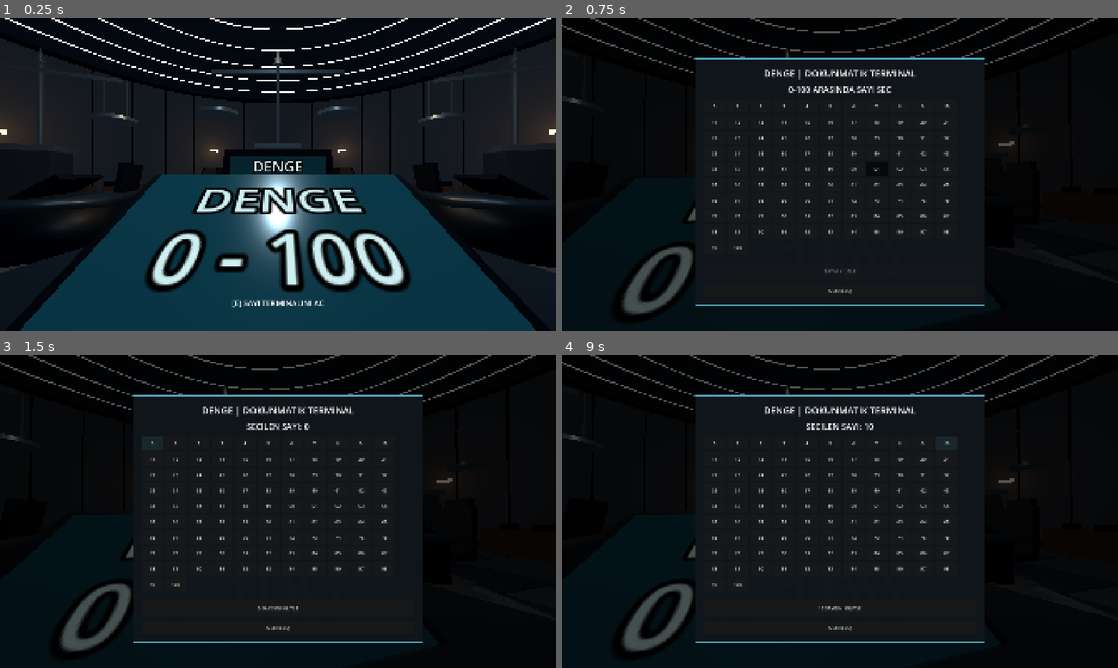
Above: before the commit, frames 1-4 (two rows, left to right).
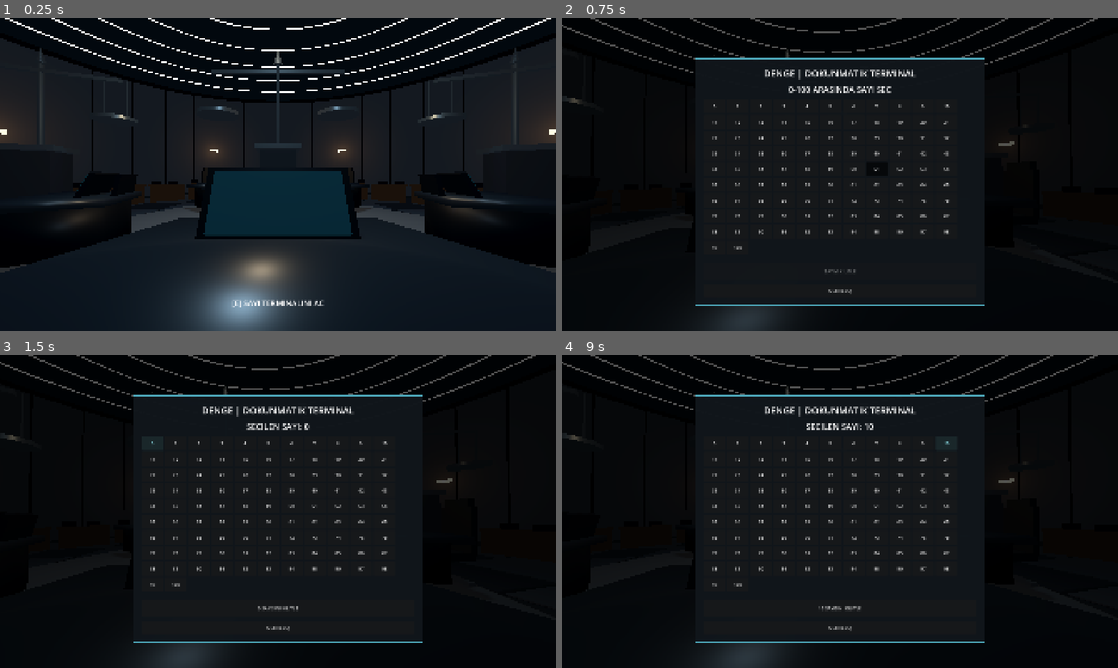
Above: after the commit, the same moments.

Repository: SerkanAydin06/DENGE
Game: Godot game, scene res://scenes/game_room.tscn
Two runs of this game, one before a commit and one after it. Both use one fixed random seed, a clock stepped at 60 frames per second and the inputs below.
Inputs (mouse positions are in pixels of both pictures, inside the frame that each line leads up to):
- Up to frame 1 (0.25 s): no input
- Up to frame 2 (0.75 s): tap Enter at 0.5 s; move the mouse to (867, 174) at 0.52 s; tap E at 0.6 s; click (867, 174) at 0.67 s
- Up to frame 3 (1.5 s): click "0" at 1.25 s
- Up to frame 4 (9 s): click "1" at 2 s; click "2" at 2.75 s; click "3" at 3.5 s; click "4" at 4.25 s; click "5" at 5 s; click "6" at 5.75 s; click "7" at 6.5 s; click "8" at 7.25 s; click "9" at 8 s; click "10" at 8.75 s

The runs differ from the first frame. In frame 1, 32% of the frame differs, in the area x 3-97%, y 42-100%; in frame 2, 1.9%; in frame 3, 1.9%; in frame 4, 1.9%.

Commit message:
Fix oversized touchscreens and seated POV framing

Diff:
--- a/scenes/props/player_station.tscn
+++ b/scenes/props/player_station.tscn
@@ -41,22 +41,22 @@
 size = Vector3(0.58, 0.06, 0.1)
 
 [sub_resource type="BoxMesh" id="b_ConsoleHousing"]
-size = Vector3(1.1, 0.66, 0.08)
+size = Vector3(0.84, 0.44, 0.07)
 
 [sub_resource type="BoxMesh" id="b_ConsoleGlass"]
-size = Vector3(0.99, 0.57, 0.018)
+size = Vector3(0.74, 0.36, 0.018)
 
 [sub_resource type="BoxMesh" id="b_MonitorBezel"]
-size = Vector3(0.85, 0.48, 0.07)
+size = Vector3(0.70, 0.38, 0.07)
 
 [sub_resource type="BoxMesh" id="b_MonitorGlass"]
-size = Vector3(0.75, 0.38, 0.01)
+size = Vector3(0.62, 0.30, 0.01)
 
 [node name="PlayerStation" type="Node3D"]
 script = ExtResource("1_script")
 
 [node name="SeatEye" type="Marker3D" parent="."]
-position = Vector3(0, 1.23, 0)
+position = Vector3(0, 1.15, 0.15)
 
 [node name="Chair" type="Node3D" parent="."]
 
@@ -113,8 +113,8 @@
 position = Vector3(0, 0.78, -0.86)
 
 [node name="TouchConsole" type="Node3D" parent="Desk"]
-position = Vector3(0, 1.02, -0.63)
-rotation_degrees = Vector3(-57, 0, 0)
+position = Vector3(0, 1.06, -1.12)
+rotation_degrees = Vector3(-28, 0, 0)
 
 [node name="ConsoleHousing" type="MeshInstance3D" parent="Desk/TouchConsole"]
 mesh = SubResource("b_ConsoleHousing")
@@ -127,24 +127,24 @@
 position = Vector3(0, 0, 0.055)
 
 [node name="TouchTitle" type="Label3D" parent="Desk/TouchConsole"]
-position = Vector3(0, 0.12, 0.069)
+position = Vector3(0, 0.07, 0.060)
 text = "DENGE"
-pixel_size = 0.004
-font_size = 42
+pixel_size = 0.0018
+font_size = 38
 modulate = Color(0.81, 0.94, 0.95, 1)
 horizontal_alignment = 1
 
 [node name="TouchBody" type="Label3D" parent="Desk/TouchConsole"]
-position = Vector3(0, -0.1, 0.069)
+position = Vector3(0, -0.08, 0.060)
 text = "0 - 100"
-pixel_size = 0.005
-font_size = 40
+pixel_size = 0.002
+font_size = 38
 modulate = Color(0.81, 0.94, 0.95, 1)
 horizontal_alignment = 1
 
 [node name="ResultMonitor" type="Node3D" parent="Desk"]
-position = Vector3(0, 1.18, -1.55)
-rotation_degrees = Vector3(-9, 0, 0)
+position = Vector3(0, 1.04, -1.48)
+rotation_degrees = Vector3(-12, 0, 0)
 
 [node name="MonitorBezel" type="MeshInstance3D" parent="Desk/ResultMonitor"]
 mesh = SubResource("b_MonitorBezel")
@@ -157,15 +157,15 @@
 position = Vector3(0, 0, 0.044)
 
 [node name="ResultTitle" type="Label3D" parent="Desk/ResultMonitor"]
-position = Vector3(0, 0.105, 0.06)
+position = Vector3(0, 0.07, 0.06)
 text = "DENGE"
-pixel_size = 0.003
-font_size = 38
+pixel_size = 0.0018
+font_size = 34
 modulate = Color(0.88, 0.93, 0.95, 1)
 
 [node name="ResultBody" type="Label3D" parent="Desk/ResultMonitor"]
-position = Vector3(0, -0.08, 0.06)
+position = Vector3(0, -0.07, 0.06)
 text = "BEKLENIYOR"
-pixel_size = 0.0026
-font_size = 36
+pixel_size = 0.0017
+font_size = 34
 modulate = Color(0.88, 0.93, 0.95, 1)
